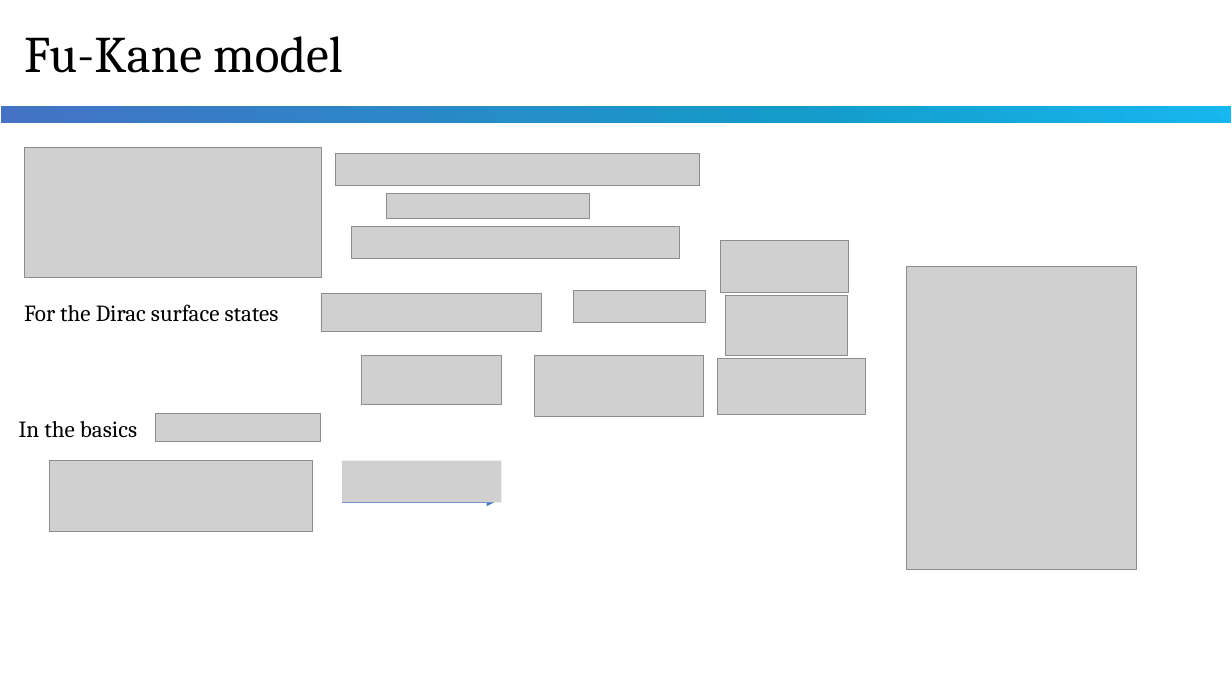
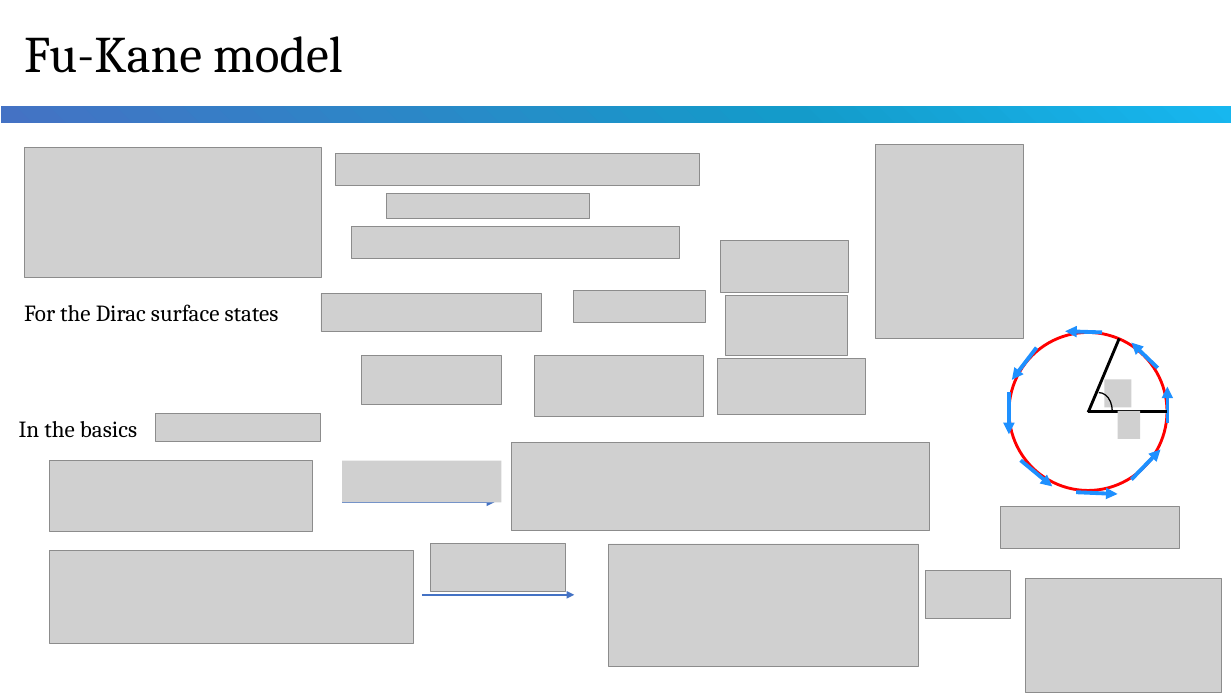
Before and after one commit to WCheng111/physics-computation, a slide deck: slide 9 of vortex.pptx. Drawn at 1232x693 pixels with LibreOffice and Linux fonts; fonts in the diff are those of the drawing; grey boxes stand for pictures. Boxes give left, top, right and bottom in pixels: in the first picture for what was removed or moved away, otherwise in the second. Text is boxed around its words. In the diff, an @@ line names an element or a change of style, - is before the commit and + after.

```diff
--- a/vortex.pptx
+++ b/vortex.pptx
@@ picture resized from (x1=907, y1=267, x2=1137, y2=569) to (x1=876, y1=145, x2=1024, y2=339) @@
@@ ellipse added at (x1=1009, y1=333, x2=1167, y2=491), outline #FF0000 2.25 pt @@
@@ arrow added from (1037, 348) to (1012, 380), #1E90FF 3 pt @@
@@ arrow added from (1103, 333) to (1066, 331), #1E90FF 3 pt @@
@@ line added from (1119, 338) to (1089, 412), #000000 2.25 pt @@
@@ arrow added from (1158, 368) to (1131, 343), #1E90FF 3 pt @@
@@ picture added at (x1=1104, y1=379, x2=1131, y2=407) @@
@@ arrow added from (1167, 422) to (1167, 386), #1E90FF 3 pt @@
@@ arrow added from (1009, 393) to (1009, 434), #1E90FF 3 pt @@
@@ arc (boxed as its full ellipse) added at (x1=1086, y1=393, x2=1113, y2=429), outline #000000 1 pt @@
@@ line added from (1167, 411) to (1088, 411), #000000 2.25 pt @@
@@ picture added at (x1=1117, y1=411, x2=1140, y2=439) @@
@@ picture added at (x1=511, y1=443, x2=930, y2=531) @@
@@ arrow added from (1131, 480) to (1161, 449), #1E90FF 3 pt @@
@@ arrow added from (1021, 460) to (1053, 486), #1E90FF 3 pt @@
@@ picture added at (x1=1001, y1=506, x2=1179, y2=548) @@
@@ arrow added from (1077, 493) to (1117, 494), #1E90FF 3 pt @@
@@ picture added at (x1=50, y1=551, x2=414, y2=644) @@
@@ picture added at (x1=431, y1=544, x2=565, y2=592) @@
@@ picture added at (x1=608, y1=544, x2=919, y2=666) @@
@@ arrow added from (421, 595) to (574, 595), #4472C4 1.5 pt @@
@@ picture added at (x1=925, y1=571, x2=1011, y2=619) @@
@@ picture added at (x1=1026, y1=579, x2=1222, y2=693) @@
```
Also in this commit, not shown: 5 other slides changed, 1 slide added, 3 slides removed, 2 other files.
